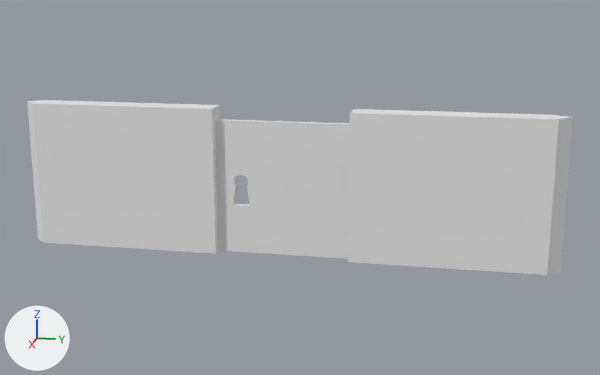
An edit to the Blender file res/ld40.blend, drawn before and after from the same camera.
The view is the same before and after, from a 50 mm lens placed at (5.81, 1.29, 1.97), pointed at (-0.02, 0.12, 0.51). The axes (+X, +Y, +Z) are drawn at lower left. The lights are the same throughout.

Script lines for the objects in view, before the commit:
```python
me_cube = bpy.data.meshes.new('Cube')
me_cube.from_pydata(...)  # 66 vertices, 37 faces; spans x -1.0..1.0, y -2.0..0.0, z 0.0..2.0
me_cube.materials.append(mat_material_004)  # its picture is missing
me_cube_005 = bpy.data.meshes.new('Cube.005')
me_cube_005.from_pydata(...)  # 16 vertices, 12 faces; spans x 1.9..2.0, y -2.0..2.0, z 0.0..1.09
me_cube_005.materials.append(mat_material_003)  # its picture is missing
ob_cube_009 = bpy.data.objects.new('Cube.009', me_cube_005)
ob_cube_009.location = (-2.0, 0.0, 0.0)
ob_cube_010 = bpy.data.objects.new('Cube.010', me_cube_005)
ob_cube_010.location = (2.0, 0.0, 0.0)
ob_cube_010.rotation_euler = (0.0, 0.0, 3.142)  # degrees (0, 0, 180)
ob_cube_011 = bpy.data.objects.new('Cube.011', me_cube)
ob_cube_011.location = (0.0, 0.5, 0.0)
ob_cube_011.scale = (0.024, 0.5, 0.5)
```
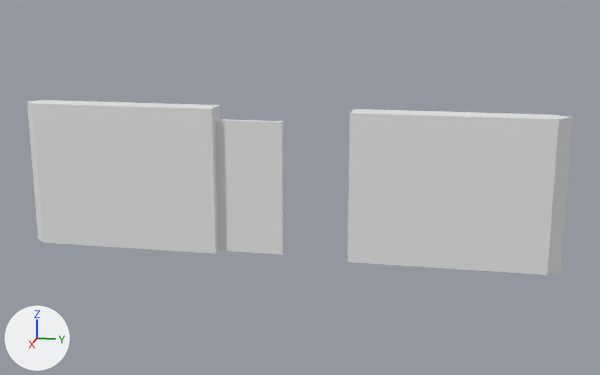
Changed parts and their boxes (x1, y1, x2, y2) in the pictures (600 x 375 px):
'Cube.011', moved: before (215, 119, 350, 259); after (215, 119, 284, 255)

The change, as a list of edits to the scene's bpy script:
```text
Change ob_cube_011:
    ob_cube_011.location: (0.0, 0.5, 0.0) -> (0.0, 0.0, 0.0)
```
